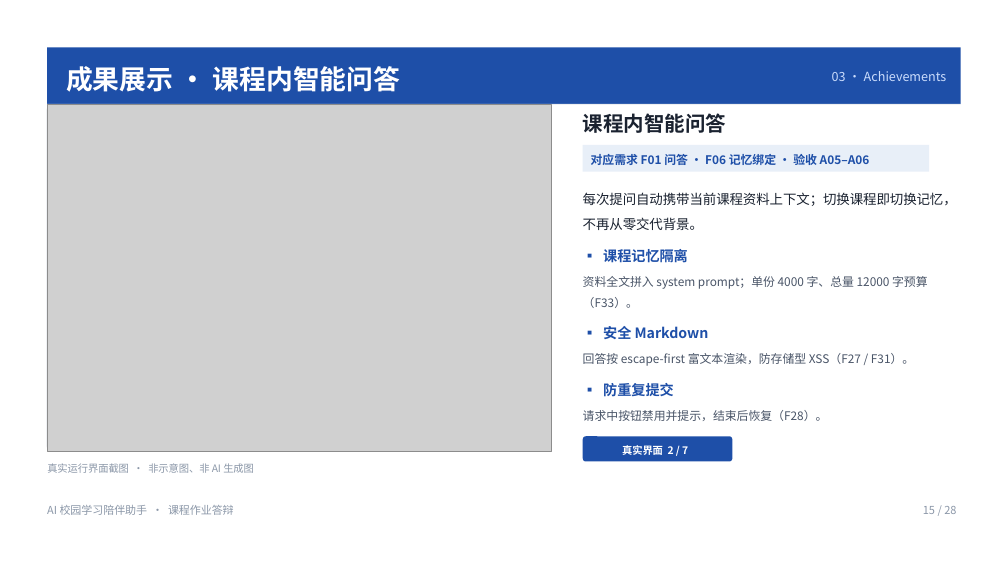
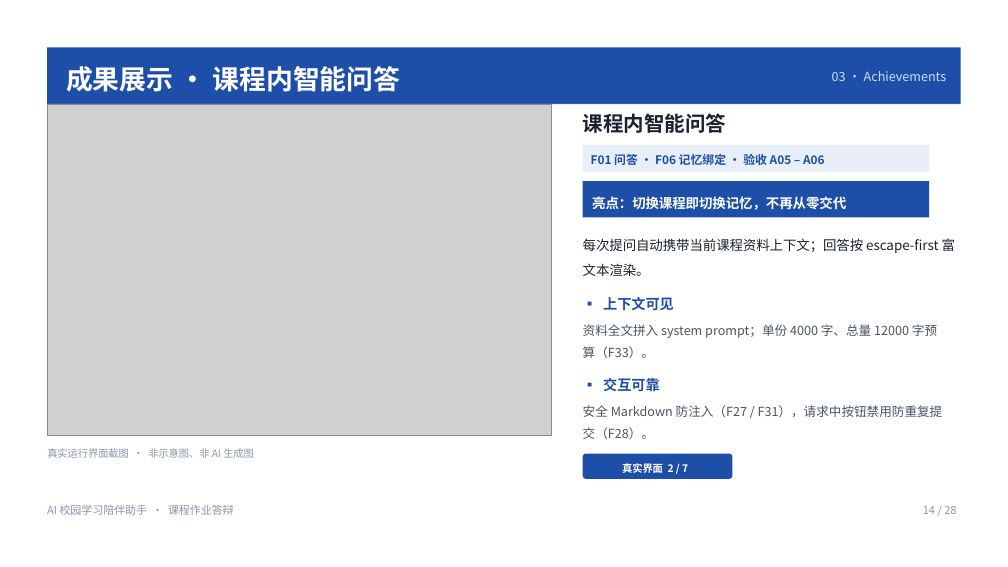
Before and after one commit to kecit33/ai-agent-study, a slide deck: slide 14 of docs/AI校园学习陪伴助手_团队展示与需求分析.pptx (slide 15 before the commit). Drawn at 1008x567 pixels with LibreOffice and Linux fonts; fonts in the diff are those of the drawing; grey boxes stand for pictures. Boxes give left, top, right and bottom in pixels: in the first picture for what was removed or moved away, otherwise in the second. Text is boxed around its words. In the diff, an @@ line names an element or a change of style, - is before the commit and + after.

```diff
--- a/docs/AI校园学习陪伴助手_团队展示与需求分析.pptx
+++ b/docs/AI校园学习陪伴助手_团队展示与需求分析.pptx
@@ picture: place and size @@
-picture at [47, 105, 551, 451]
+picture at [47, 105, 551, 436]
@@ rounded rectangle: place and size @@
-rounded rectangle at [47, 105, 551, 451]
+rounded rectangle at [47, 105, 551, 436]
@@ text at [591, 154, 825, 165]: text changed @@
-对应需求 F01 问答 · F06 记忆绑定 · 验收 A05–A06
+F01 问答 · F06 记忆绑定 · 验收 A05 – A06
@@ rectangle added at [583, 181, 929, 218], fill #1E4FA8 @@
@@ text added at [592, 196, 846, 210], 12.8 pt, text #FFFFFF, bold @@
+亮点：切换课程即切换记忆，不再从零交代
@@ text at [583, 238, 955, 276]: text changed @@
-每次提问自动携带当前课程资料上下文；切换课程即切换记忆，不再从零交代背景。
+每次提问自动携带当前课程资料上下文；回答按 escape-first 富文本渲染。
@@ text removed at [603, 249, 688, 262] @@
-▪ 课程记忆隔离
@@ text added at [603, 297, 674, 311], 13.5 pt, text #1E4FA8, bold @@
+▪ 上下文可见
@@ text "资料全文拼入 system prompt；单份 4000 字、总量 ...": place and size @@
-text "资料全文拼入 system prompt；单份 4000 字、总量 ..." at [583, 276, 928, 308]
+text "资料全文拼入 system prompt；单份 4000 字、总量 ..." at [583, 324, 937, 358]
@@ text "资料全文拼入 system prompt；单份 4000 字、总量 ..." at [583, 324, 937, 358]: size 11.2 to 12 pt @@
@@ text removed at [603, 326, 709, 339] @@
-▪ 安全 Markdown
@@ text removed at [583, 353, 914, 366] @@
-回答按 escape-first 富文本渲染，防存储型 XSS（F27 / F31）。
@@ text at [603, 378, 659, 392]: text changed @@
-▪ 防重复提交
+▪ 交互可靠
@@ text at [583, 405, 943, 439]: text changed; size 11.2 to 12 pt @@
-请求中按钮禁用并提示，结束后恢复（F28）。
+安全 Markdown 防注入（F27 / F31），请求中按钮禁用防重复提交（F28）。
@@ text "真实运行界面截图 · 非示意图、非 AI 生成图": place and size @@
-text "真实运行界面截图 · 非示意图、非 AI 生成图" at [47, 463, 254, 473]
+text "真实运行界面截图 · 非示意图、非 AI 生成图" at [47, 448, 254, 458]
@@ rounded rectangle: place and size @@
-rounded rectangle at [583, 436, 733, 461]
+rounded rectangle at [583, 454, 733, 479]
@@ text "真实界面 2 / 7": place and size @@
-text "真实界面 2 / 7" at [622, 445, 688, 455]
+text "真实界面 2 / 7" at [622, 463, 688, 473]
@@ text at [923, 506, 956, 514]: text changed @@
-15 / 28
+14 / 28
```
Also in this commit, not shown: 18 other slides changed, 3 slides added, 3 slides removed, 28 other files.
